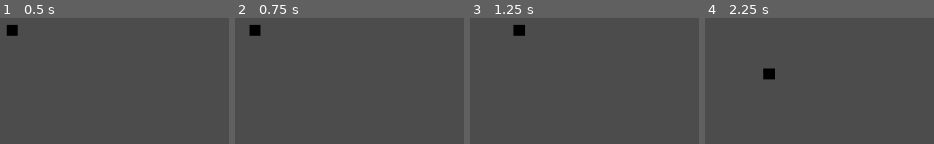
Above: before the commit, frames 1-4 (left to right).
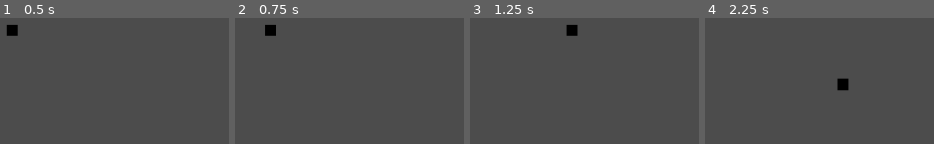
Above: after the commit, the same moments.

Repository: AngelOnFira/adventure-jam-2022
Game: Godot game, scene res://Scenes/Main.tscn
Two runs of this game, one before a commit and one after it. Both use one fixed random seed, a clock stepped at 60 frames per second and the inputs below.
Inputs:
- Up to frame 1 (0.5 s): no input
- Up to frame 2 (0.75 s): tap Enter at 0.5 s; hold D (right) from 0.53 s (still down); hold Shift (sprint, bound only after the commit) from 0.53 s (still down)
- Up to frame 3 (1.25 s): keep holding D (right); keep holding Shift (sprint, bound only after the commit)
- Up to frame 4 (2.25 s): release D (right) at 1.28 s; release Shift (sprint, bound only after the commit) at 1.28 s; hold S (down) 1.28-2.03 s; tap Shift (sprint, bound only after the commit) at 1.35 s; hold D (right) from 2.03 s (still down); hold Shift (sprint, bound only after the commit) from 2.03 s (still down)

Frame 1 is identical in both runs. In frame 2, 0.9% of the frame differs, in the area x 6-18%, y 5-15%; in frame 3, 0.9%; in frame 4, 1.0%, in the area x 25-63%, y 39-58%.

Commit message:
Added Sprinting Functionality
You can now hold shift to run!

Diff:
--- a/Scenes/Player.gd
+++ b/Scenes/Player.gd
@@ -42,7 +42,7 @@
 		motion.y += -ACCEL
 
 	if Input.is_action_pressed("sprint"):
-		ACCEL = 40
+		ACCEL = 80
 	if Input.is_action_just_released("sprint"):
 		ACCEL = 15;
 
--- a/project.godot
+++ b/project.godot
@@ -36,6 +36,11 @@
 "events": [ Object(InputEventKey,"resource_local_to_scene":false,"resource_name":"","device":0,"alt":false,"shift":false,"control":false,"meta":false,"command":false,"pressed":false,"scancode":68,"physical_scancode":0,"unicode":0,"echo":false,"script":null)
  ]
 }
+sprint={
+"deadzone": 0.5,
+"events": [ Object(InputEventKey,"resource_local_to_scene":false,"resource_name":"","device":0,"alt":false,"shift":false,"control":false,"meta":false,"command":false,"pressed":false,"scancode":16777237,"physical_scancode":0,"unicode":0,"echo":false,"script":null)
+ ]
+}
 
 [physics]
 
